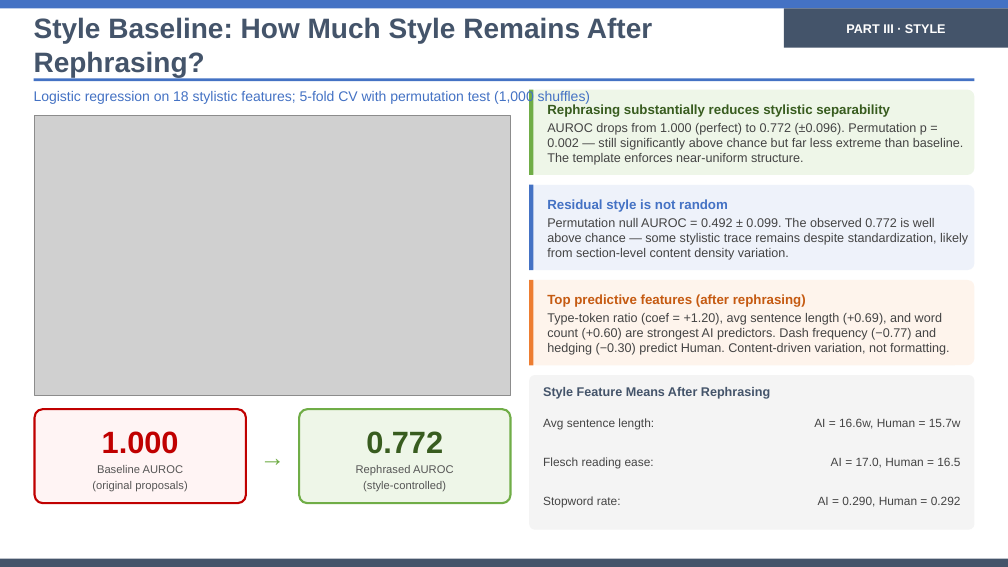
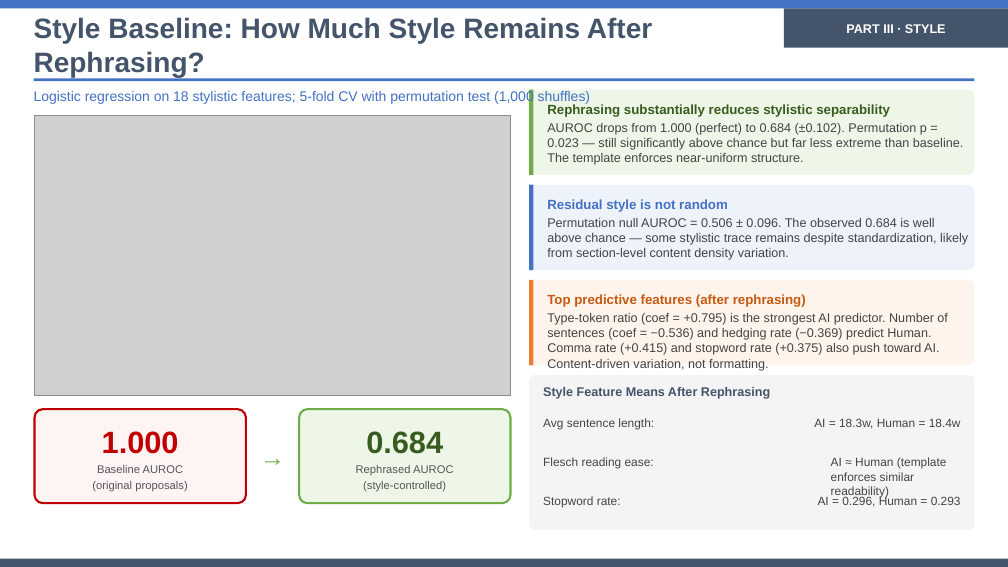
Before and after one commit to eveyhuang/human-AI-proposal, a slide deck: slide 17 of results/slides/style_controlled_comparison_presentation.pptx. Drawn at 1008x567 pixels with LibreOffice and Linux fonts; fonts in the diff are those of the drawing; grey boxes stand for pictures. Boxes give left, top, right and bottom in pixels: in the first picture for what was removed or moved away, otherwise in the second. Text is boxed around its words. In the diff, an @@ line names an element or a change of style, - is before the commit and + after.

```diff
--- a/results/slides/style_controlled_comparison_presentation.pptx
+++ b/results/slides/style_controlled_comparison_presentation.pptx
@@ text at (x1=547, y1=123, x2=963, y2=165): text changed @@
-AUROC drops from 1.000 (perfect) to 0.772 (±0.096). Permutation p = 0.002 — still significantly above chance but far less extreme than baseline. The template enforces near-uniform structure.
+AUROC drops from 1.000 (perfect) to 0.684 (±0.102). Permutation p = 0.023 — still significantly above chance but far less extreme than baseline. The template enforces near-uniform structure.
@@ text at (x1=547, y1=218, x2=968, y2=260): text changed @@
-Permutation null AUROC = 0.492 ± 0.099. The observed 0.772 is well above chance — some stylistic trace remains despite standardization, likely from section-level content density variation.
+Permutation null AUROC = 0.506 ± 0.096. The observed 0.684 is well above chance — some stylistic trace remains despite standardization, likely from section-level content density variation.
@@ text at (x1=547, y1=313, x2=948, y2=371): text changed @@
-Type-token ratio (coef = +1.20), avg sentence length (+0.69), and word count (+0.60) are strongest AI predictors. Dash frequency (−0.77) and hedging (−0.30) predict Human. Content-driven variation, not formatting.
+Type-token ratio (coef = +0.795) is the strongest AI predictor. Number of sentences (coef = −0.536) and hedging rate (−0.369) predict Human. Comma rate (+0.415) and stopword rate (+0.375) also push toward AI. Content-driven variation, not formatting.
@@ text at (x1=814, y1=418, x2=961, y2=429): text changed @@
-AI = 16.6w, Human = 15.7w
+AI = 18.3w, Human = 18.4w
@@ text at (x1=366, y1=431, x2=443, y2=454): text changed @@
-0.772
+0.684
@@ text at (x1=831, y1=457, x2=947, y2=498): text changed @@
-AI = 17.0, Human = 16.5
+AI ≈ Human (template enforces similar readability)
@@ text at (x1=818, y1=496, x2=961, y2=507): text changed @@
-AI = 0.290, Human = 0.292
+AI = 0.296, Human = 0.293
```
Also in this commit, not shown: 16 other slides changed, 2 other files.
